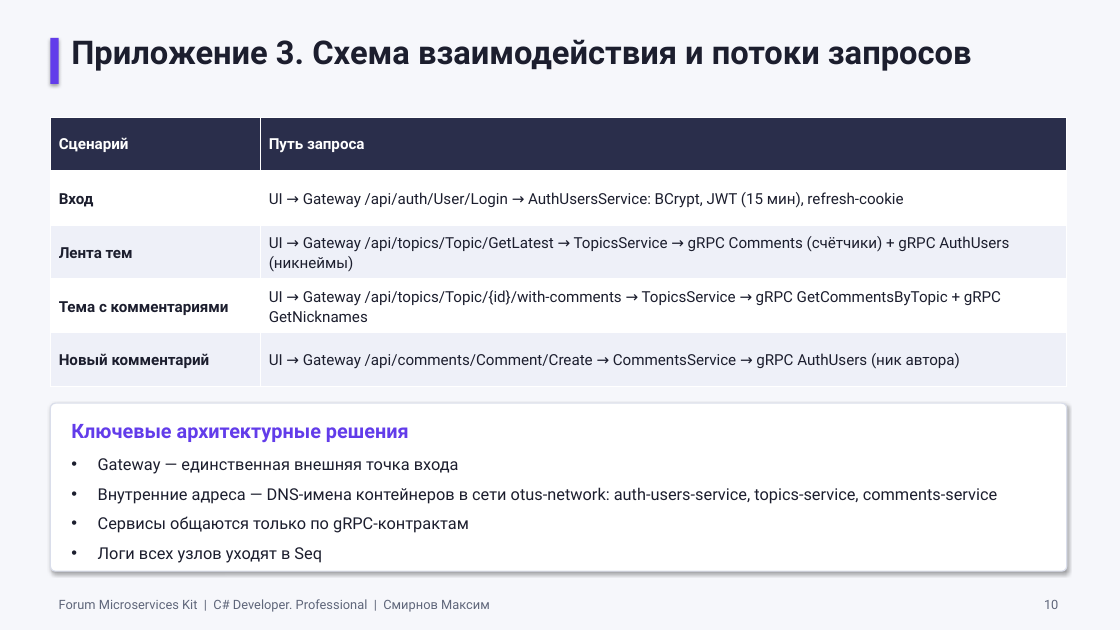
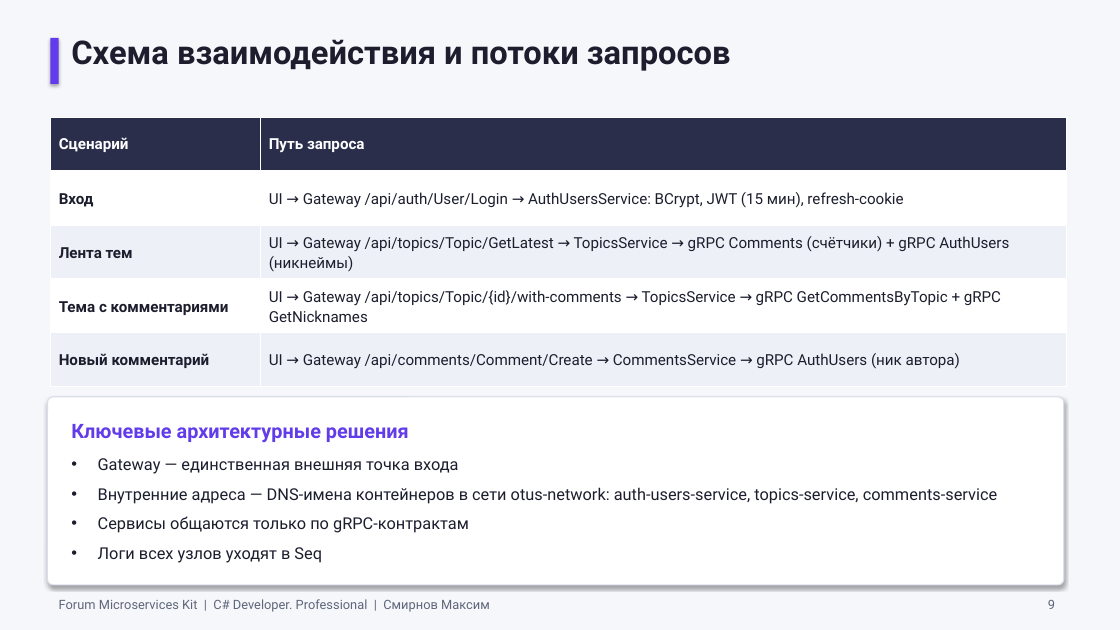
Before and after one commit to smirnovMV-dev/otus-forum, a slide deck: slide 9 of Workaround/Presentation/Forum_Microservices_Kit_Defense.pptx (slide 10 before the commit). Drawn at 1120x630 pixels with LibreOffice and Linux fonts; fonts in the diff are those of the drawing. Boxes give left, top, right and bottom in pixels: in the first picture for what was removed or moved away, otherwise in the second. Text is boxed around its words. In the diff, an @@ line names an element or a change of style, - is before the commit and + after.

```diff
--- a/Workaround/Presentation/Forum_Microservices_Kit_Defense.pptx
+++ b/Workaround/Presentation/Forum_Microservices_Kit_Defense.pptx
@@ text at (71, 39, 731, 71): text changed @@
-Приложение 3. Схема взаимодействия и потоки запросов
+Схема взаимодействия и потоки запросов
@@ rounded rectangle: place and size @@
-rounded rectangle at (50, 403, 1067, 571)
+rounded rectangle at (47, 397, 1064, 585)
@@ text removed at (1044, 600, 1058, 609) @@
-10
@@ text added at (1048, 600, 1055, 609), 11 pt, text #5F667A @@
+9
```
Also in this commit, not shown: 13 other slides changed, 1 slide added, 2 slides removed.
